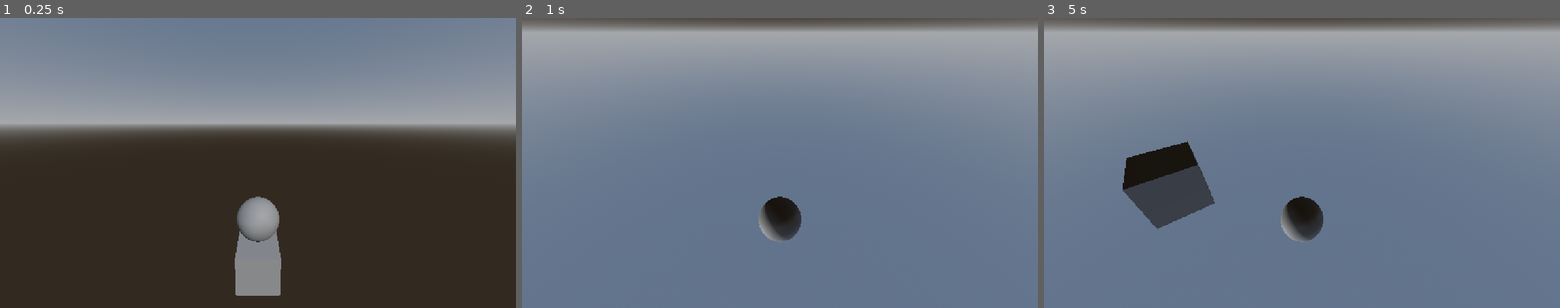
Above: before the commit, frames 1-3 (left to right).
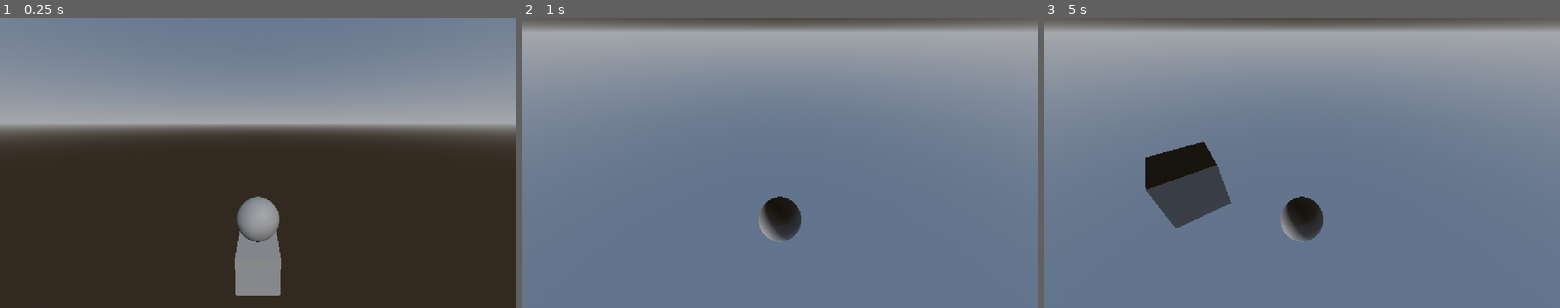
Above: after the commit, the same moments.

Repository: PortalGolem/havenIE2026GameJam
Game: Godot game, scene res://Scenes/andrew_test.tscn
Two runs of this game, one before a commit and one after it. Both use one fixed random seed, a clock stepped at 60 frames per second and the inputs below. This scene is started directly instead of the project's main scene.
Inputs (mouse positions are in pixels of both pictures, inside the frame that each line leads up to):
- Up to frame 1 (0.25 s): no input
- Up to frame 2 (1 s): tap Enter at 0.5 s; move the mouse to (893, 148) at 0.52 s; press the mouse at (893, 148) at 0.53 s; hold D (Right) from 0.53 s (still down); tap Space (Jump) at 0.77 s
- Up to frame 3 (5 s): tap Space (Jump) at 1.25, 1.52, 2.75, 3.02, 3.77, 4.25, 4.52 s; move the mouse to (1198, 177) at 1.27 s; release D (Right) at 1.28 s; release the mouse at (1198, 177) at 1.28 s; hold S (Backward) 1.28-2.03 s; click (1198, 177) at 1.35 s; tap Enter at 2, 3.5 s; move the mouse to (1353, 99) at 2.02 s; press the mouse at (1353, 99) at 2.03 s; hold D (Right) 2.03-2.78 s; move the mouse to (1276, 221) at 2.77 s; release the mouse at (1276, 221) at 2.78 s; hold W (Forward) 2.78-3.53 s; click (1276, 221) at 2.85 s; move the mouse to (1456, 206) at 3.52 s; press the mouse at (1456, 206) at 3.53 s; hold A (Left) from 3.53 s (still down); move the mouse to (1147, 119) at 4.27 s; release the mouse at (1147, 119) at 4.28 s; click (1147, 119) at 4.35 s

Frames 1-2 are identical in both runs. In frame 3, 2.3% of the frame differs, in the area x 15-37%, y 42-73%.

Commit message:
dwadawdaw

Diff:
--- a/Player/PlayerController.gd
+++ b/Player/PlayerController.gd
@@ -21,6 +21,13 @@
 var jumped:bool = false
 signal Lockin()
 signal UnLockin()
+
+var Camera_FOV_def = 70
+var Camera_FOV = 70
+
+var Game_Speed = 1
+
+
 func _input(event: InputEvent) -> void:
 		if event is InputEventMouseMotion:
 			mouseInput = event.relative
@@ -92,9 +99,18 @@
 		#THESE NUMBERS ARE PLACEHOLDERS.
 		var zoom_in_speed = 0.1
 		var zoom_in_max = 10
+		var slow_speed = 0.01
+		var slow_max = 0.2
 
-		var slow_speed = 0.1
-		var slow_max = 10
+		Game_Speed -= slow_speed * delta
+		clamp(Game_Speed, 1 - slow_max, 1)
 
+
+
+
+	#reset to normal
 	if finishedAttack == true:
 		UnLockin.emit()
+		Game_Speed = 1
+
+	Engine.time_scale = Game_Speed
Not shown: 1 places in Rooms/Scenes/Main.tscn that only renumber resources
